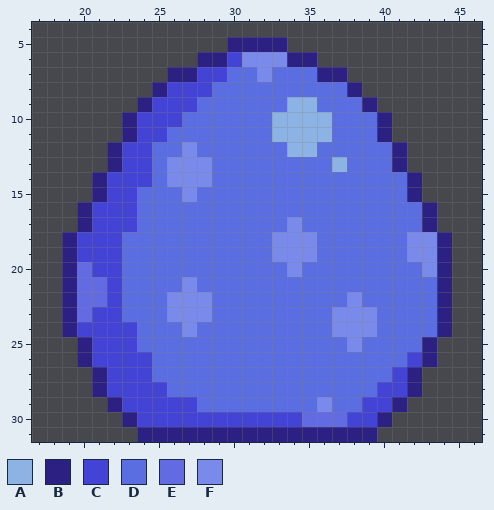
Pixel-art sprite -- Microvania/Assets/Sprites/BigEgg.png. Above, as it was before the edit.
The file is 48x32 pixels. Shown: x 17..46, y 4..31.
Palette (. is transparent): A #8cb3e3  B #2c2183  C #4343d6  D #5b6ee1  E #636be3  F #7a8aeb
The same view after the edit:
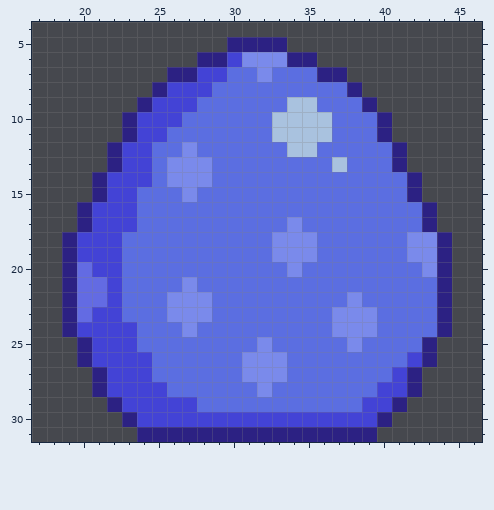
Change:
colour A: #8cb3e3 -> #a9c2df
y 25: x 32 D -> F
y 26..27: x 31..33 DDD -> FFF
y 28: x 32 D -> F
y 29: x 36 F -> D
y 30: x 35..37 EEE -> CCC
